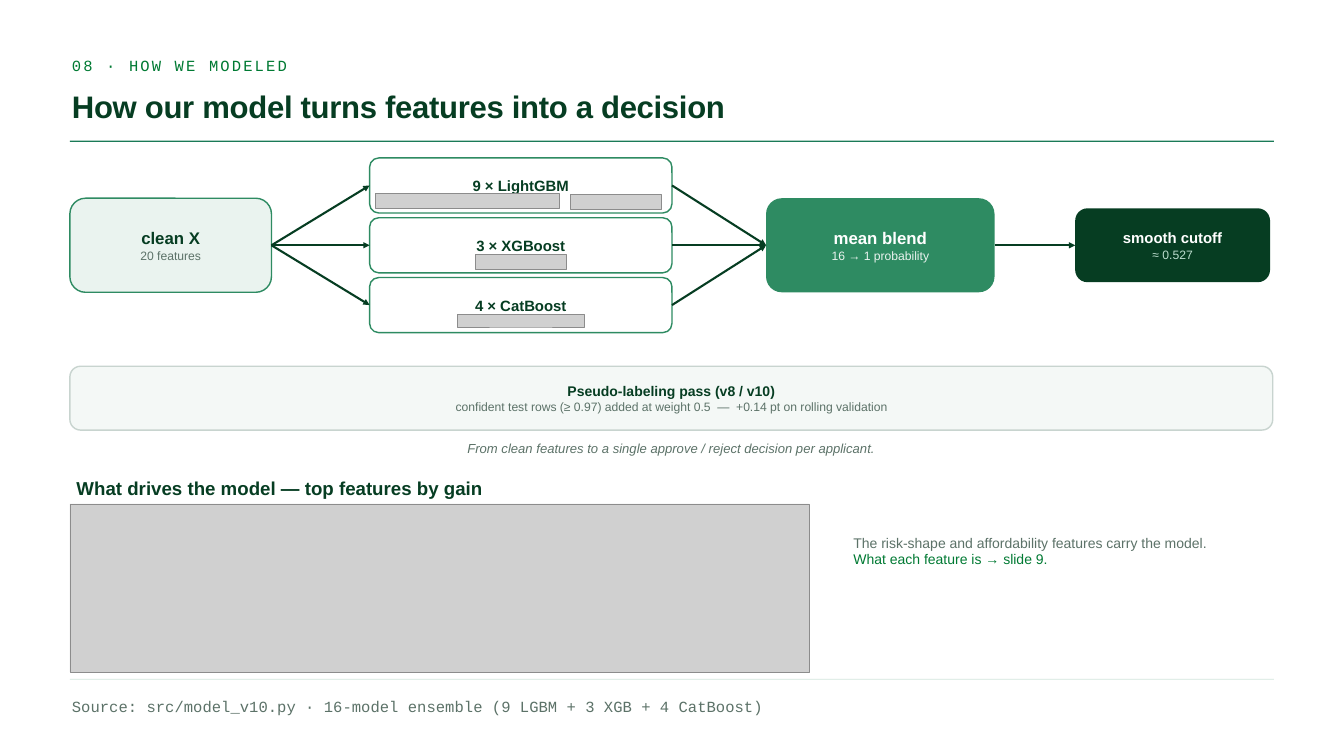
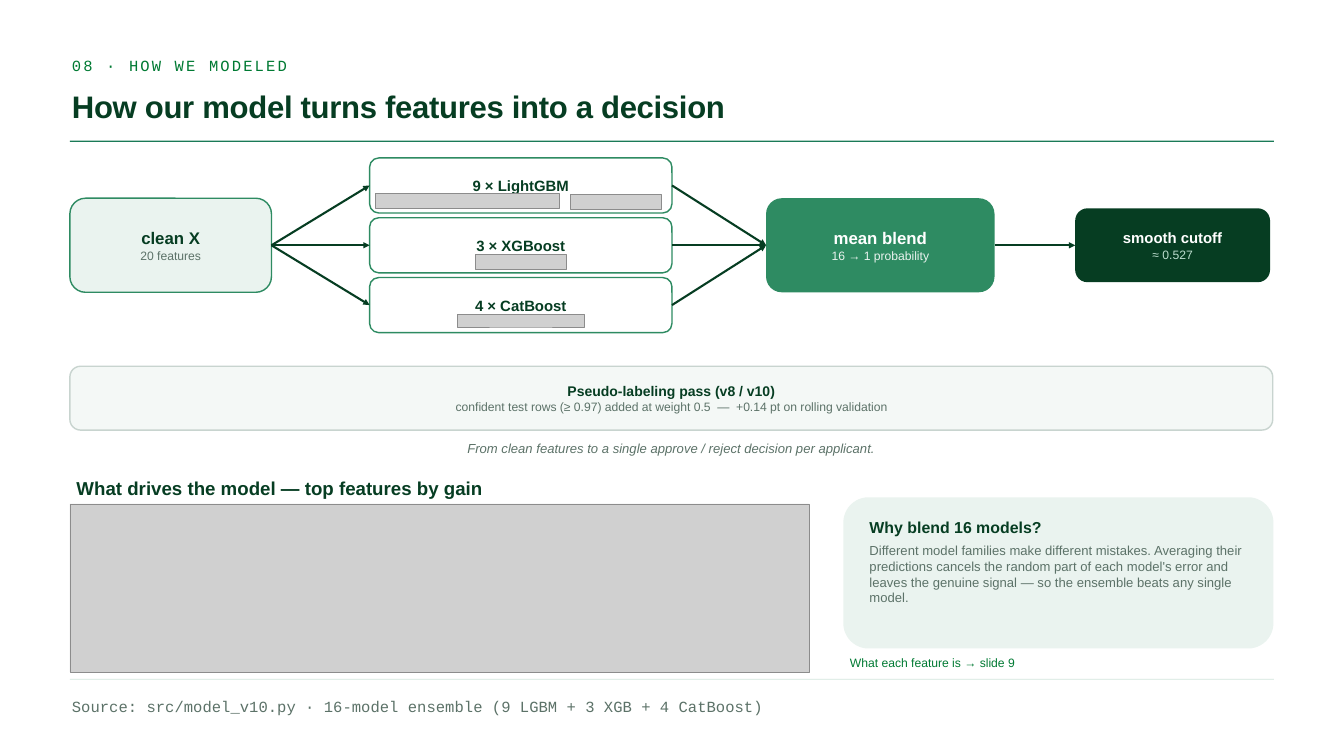
Before and after one commit to GianlucaBave/final-data-finance, a slide deck: slide 8 of presentation/Consulting_Finance_ML_Slides.pptx. Drawn at 1344x756 pixels with LibreOffice and Linux fonts; fonts in the diff are those of the drawing; grey boxes stand for pictures. Boxes give left, top, right and bottom in pixels: in the first picture for what was removed or moved away, otherwise in the second. Text is boxed around its words. In the diff, an @@ line names an element or a change of style, - is before the commit and + after.

Commit message:
Slide 8: add 'Why blend 16 models?' ensembling explanation callout
Explains the ensembling rationale (different families make different mistakes;
averaging cancels random error, keeps signal). Placed bottom-right beside the
importance chart, replacing the minor feature-takeaway line.

```diff
--- a/presentation/Consulting_Finance_ML_Slides.pptx
+++ b/presentation/Consulting_Finance_ML_Slides.pptx
@@ rounded rectangle added at (x1=843, y1=497, x2=1273, y2=648), fill #EAF3EF, 14 pt, text #5C7268 @@
+Why blend 16 models?
+Different model families make different mistakes. Averaging their predictions cancels the random part of each model's error and leaves the genuine signal — so the ensemble beats any single model.
@@ text at (x1=850, y1=658, x2=1015, y2=667): text changed; size 15 to 13 pt; text colour #5C7268 to #007A33 @@
-The risk-shape and affordability features carry the model.
-What each feature is → slide 9.
+What each feature is → slide 9
```
